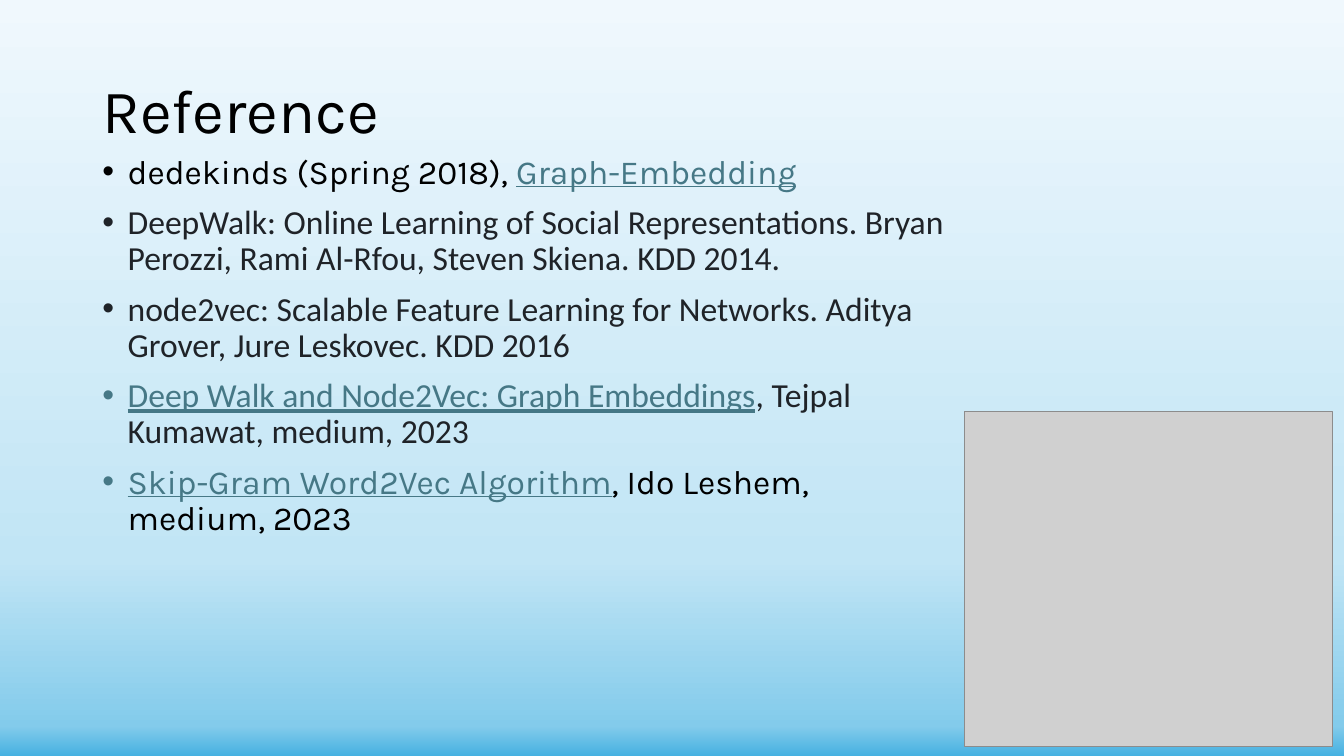
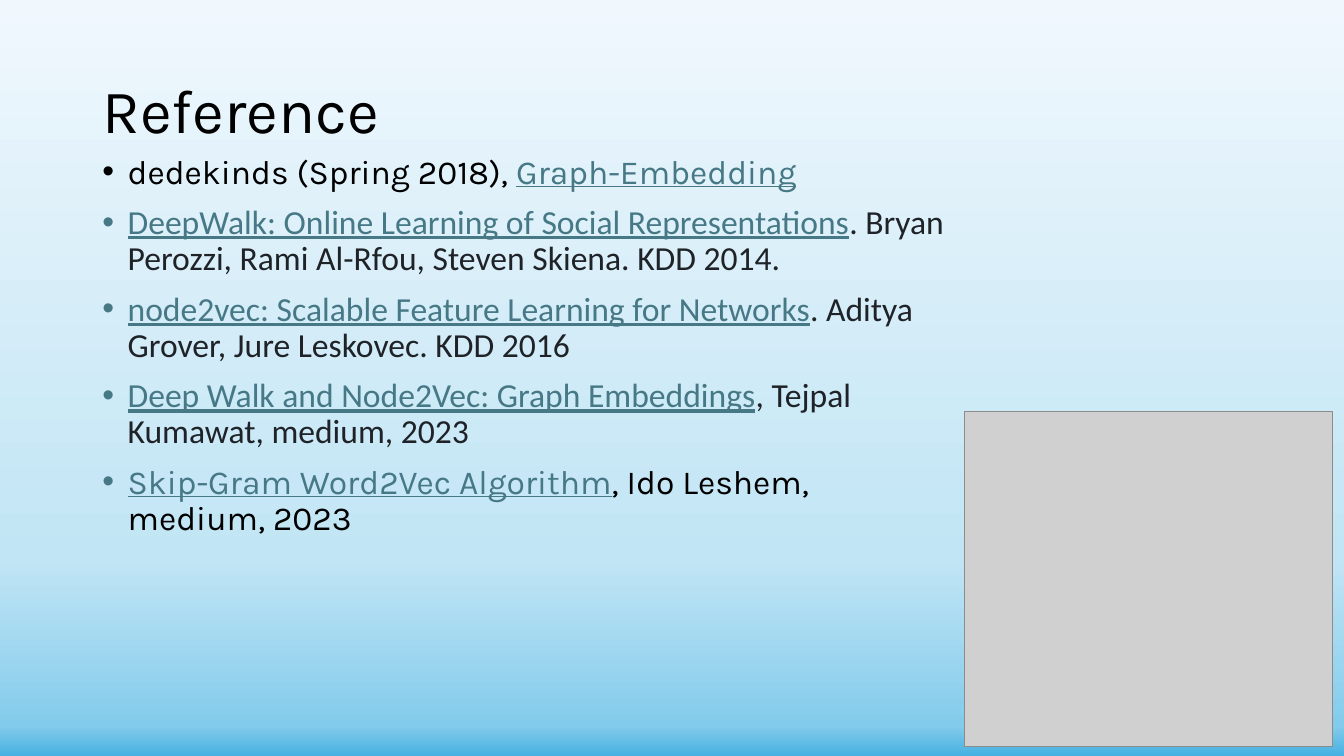
Before and after one commit to shachar700/Graph-Embedding, a slide deck: slide 21 of doc/Graph-Embedding Presentation.pptx. Drawn at 1344x756 pixels with LibreOffice and Linux fonts; fonts in the diff are those of the drawing; grey boxes stand for pictures. Boxes give left, top, right and bottom in pixels: in the first picture for what was removed or moved away, otherwise in the second. Text is boxed around its words. In the diff, an @@ line names an element or a change of style, - is before the commit and + after.

```diff
--- a/doc/Graph-Embedding Presentation.pptx
+++ b/doc/Graph-Embedding Presentation.pptx
@@ text at (128, 210, 944, 361): text colour #1F2328 to #467886, underline on in "DeepWalk: Online Learning of Social Representations.", "node2vec: Scalable Feature Learning for Networks." @@
```
Also in this commit, not shown: 14 other slides changed, 3 other files.
